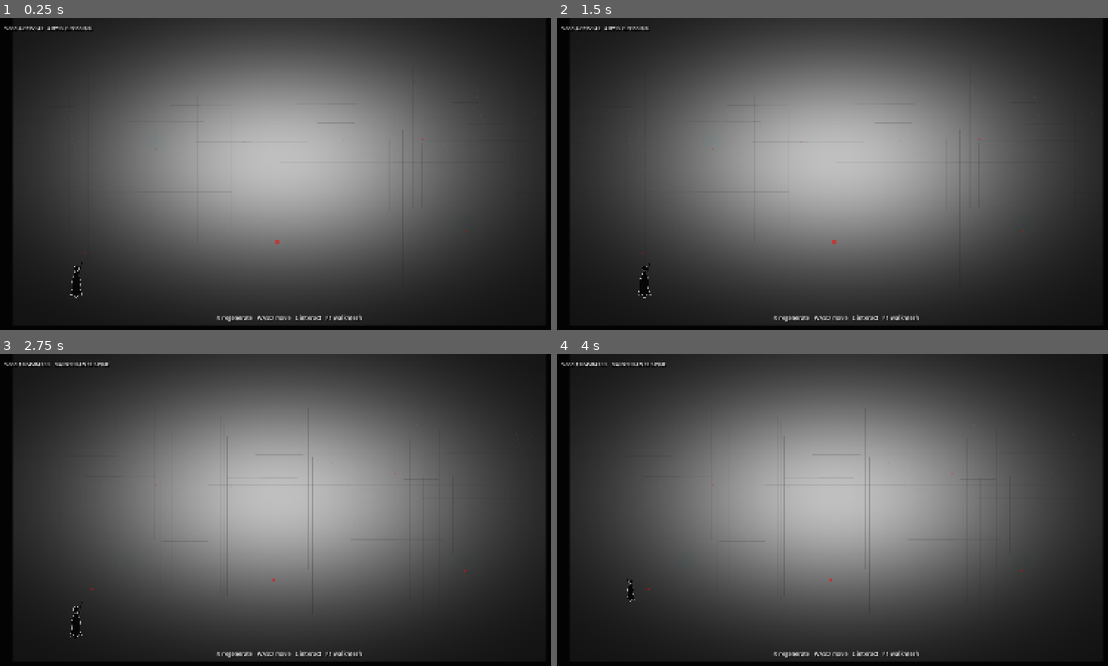
Above: before the commit, frames 1-4 (two rows, left to right).
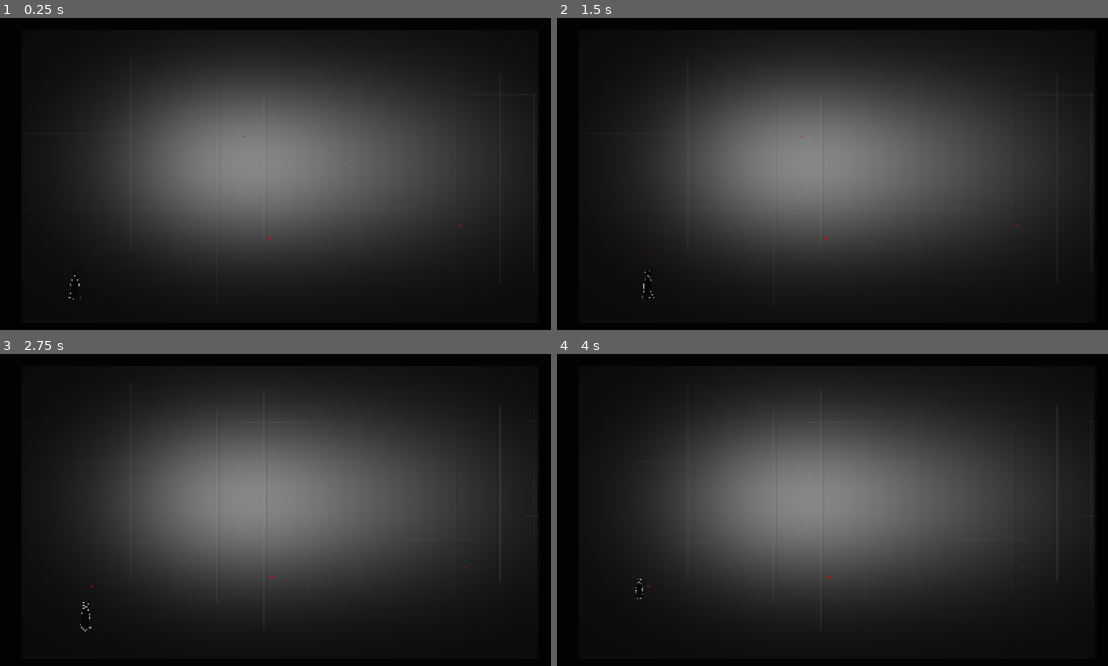
Above: after the commit, the same moments.

Repository: qcimport1337-sketch/STRATA_NULL_BUILD
Game: Godot game, scene res://scenes/modular_field.tscn
Two runs of this game, one before a commit and one after it. Both use one fixed random seed, a clock stepped at 60 frames per second and the inputs below.
Inputs (mouse positions are in pixels of both pictures, inside the frame that each line leads up to):
- Up to frame 1 (0.25 s): no input
- Up to frame 2 (1.5 s): tap Enter at 0.5 s; move the mouse to (959, 161) at 0.52 s; hold D (move_right) 0.53-1.28 s; tap E (interact) at 0.6, 1.35 s; click (959, 161) at 0.67 s; tap Space at 0.77, 1.25 s; move the mouse to (722, 192) at 1.27 s; hold S (move_down) from 1.28 s (still down)
- Up to frame 3 (2.75 s): tap Space at 1.52 s; tap Enter at 2 s; move the mouse to (336, 441) at 2.02 s; release S (move_down) at 2.03 s; hold D (move_right) from 2.03 s (still down); tap R (regen) at 2.1 s; tap E (interact) at 2.3 s
- Up to frame 4 (4 s): tap Space at 2.75, 3.02, 3.77 s; move the mouse to (810, 575) at 2.77 s; release D (move_right) at 2.78 s; hold W (move_up) 2.78-3.53 s; tap E (interact) at 2.85, 3.6 s; click (810, 575) at 2.92 s; move the mouse to (1003, 559) at 3.52 s; hold A (move_left) from 3.53 s (still down)

The runs differ from the first frame. In frame 1, 72% of the frame differs, in the area x 0-99%, y 0-99%; in frame 2, 72%; in frame 3, 72%; in frame 4, 72%.

Commit message:
Apply screenshot-driven artwork convergence pass

Diff:
--- a/scripts/modular_field.gd
+++ b/scripts/modular_field.gd
@@ -44,6 +44,7 @@
     var audit_seed:int=-1
     for arg in OS.get_cmdline_user_args():
         if arg.begins_with("--audit-seed="): audit_seed=int(arg.get_slice("=",1))
+    seed_label.visible=false; message.visible=false
     _generate_scene(audit_seed)
     if "--audit-shot" in OS.get_cmdline_user_args():
         await get_tree().process_frame; await get_tree().process_frame; await get_tree().process_frame
@@ -63,7 +64,7 @@
         show_debug=not show_debug; debug_label.visible=show_debug; queue_redraw()
     _move_player(delta); _update_interaction()
     var t:float=float(Time.get_ticks_msec())/1000.0
-    glow_a.energy=0.07+0.025*sin(t*2.0); glow_b.energy=0.075+0.025*sin(t*1.7+1.0)
+    glow_a.energy=0.0; glow_b.energy=0.0
     if msg_timer>0.0:
         msg_timer-=delta
         if msg_timer<=0.0:message.text="R regenerate   WASD move   E interact   F1 walkmesh"
@@ -86,27 +87,36 @@
     for child in parent.get_children():child.queue_free()
 
 func _make_background()->void:
-    var img:Image=Image.create(W,H,false,Image.FORMAT_RGBA8)
-    for y in range(H):
-        for x in range(W):
-            var dx:float=(float(x)-835.0)/760.0
-            var dy:float=(float(y)-420.0)/440.0
-            var fog:float=exp(-(dx*dx+dy*dy)*1.8)
-            var tone:float=16.0+176.0*fog
-            img.set_pixel(x,y,Color(tone/255.0,tone/255.0,tone/255.0,1.0))
-    for i in range(30):
-        var x:int=rng.randi_range(70,W-70)
-        var y0:int=rng.randi_range(110,390)
-        var y1:int=rng.randi_range(540,840)
-        _line(img,Vector2i(x,y0),Vector2i(x,y1),Color(0.12,0.12,0.14,rng.randf_range(0.12,0.25)))
-        if rng.randf()<0.55:
-            _line(img,Vector2i(x-8,y0+rng.randi_range(20,100)),Vector2i(x+8,y0+rng.randi_range(20,100)),Color(0.7,0.7,0.72,0.08))
-    for i in range(5):
-        var yy:int=rng.randi_range(190,600)
-        _line(img,Vector2i(0,yy),Vector2i(W,yy+rng.randi_range(-18,18)),Color(0.12,0.12,0.14,0.16))
-    img.fill_rect(Rect2i(0,0,46,H),Color(0.012,0.012,0.015,1.0))
-    img.fill_rect(Rect2i(W-46,0,46,H),Color(0.012,0.012,0.015,1.0))
-    img.fill_rect(Rect2i(0,H-28,W,28),Color(0.012,0.012,0.015,1.0))
+    var bw:int=418
+    var bh:int=235
+    var small:Image=Image.create(bw,bh,false,Image.FORMAT_RGBA8)
+    for y in range(bh):
+        for x in range(bw):
+            var px:float=float(x)*4.0
+            var py:float=float(y)*4.0
+            var dx1:float=(px-690.0)/520.0
+            var dy1:float=(py-430.0)/360.0
+            var dx2:float=(px-1160.0)/620.0
+            var dy2:float=(py-430.0)/410.0
+            var fog1:float=exp(-(dx1*dx1+dy1*dy1)*2.0)
+            var fog2:float=exp(-(dx2*dx2+dy2*dy2)*2.4)
+            var tone:float=11.0+108.0*fog1+54.0*fog2
+            small.set_pixel(x,y,Color(tone/255.0,tone/255.0,tone/255.0,1.0))
+    small.resize(W,H,Image.INTERPOLATE_BILINEAR)
+    var img:Image=small
+    var xs:Array[int]=[95,180,285,395,520,650,790,920,1060,1200,1355,1490,1590]
+    for x in xs:
+        var y0:int=rng.randi_range(70,240)
+        var y1:int=rng.randi_range(650,880)
+        var a:float=rng.randf_range(0.10,0.22)
+        _line(img,Vector2i(x,y0),Vector2i(x,y1),Color(0.64,0.64,0.66,a))
+        if rng.randf()<0.65:_line(img,Vector2i(x+8,y0+20),Vector2i(x+8,y1-20),Color(0.10,0.10,0.12,a*0.75))
+    for yy in [210,330,470,560]:
+        _line(img,Vector2i(0,yy+rng.randi_range(-16,16)),Vector2i(W,yy+rng.randi_range(-18,18)),Color(0.50,0.50,0.52,0.10))
+    img.fill_rect(Rect2i(0,0,72,H),Color(0.01,0.01,0.012,1.0))
+    img.fill_rect(Rect2i(W-68,0,68,H),Color(0.01,0.01,0.012,1.0))
+    img.fill_rect(Rect2i(0,0,W,34),Color(0.012,0.012,0.014,1.0))
+    img.fill_rect(Rect2i(0,H-36,W,36),Color(0.008,0.008,0.01,1.0))
     generated_bg.texture=ImageTexture.create_from_image(img)
 
 func _line(img:Image,a:Vector2i,b:Vector2i,col:Color)->void:
@@ -119,49 +129,56 @@
         if e2<=dx:err+=dx;y+=sy
 
 func _abyss()->void:
-    _module(play_modules,"straight_catwalk.png",Vector2(830,665),1.34,false,625,1.0,-0.015)
-    _module(play_modules,"balcony_landing.png",Vector2(260,700),0.72,false,630,1.0,0.0)
-    _module(play_modules,"cantilever_platform.png",Vector2(1390,635),0.70,true,630,1.0,0.0)
-    _module(mid_modules,"abyss_column.png",Vector2(470,390),0.86,false,-7,0.72,0.0)
-    _module(mid_modules,"elevator_shaft.png",Vector2(1260,360),0.78,true,-6,0.66,0.0)
-    walkmesh=PackedVector2Array([Vector2(110,825),Vector2(120,715),Vector2(310,690),Vector2(610,675),Vector2(930,660),Vector2(1260,640),Vector2(1550,650),Vector2(1570,760),Vector2(1260,735),Vector2(930,750),Vector2(610,765),Vector2(300,780),Vector2(110,810)])
-    player_pos=Vector2(235,785);top_y=625.0;bottom_y=830.0
-    interactions=[{"pos":Vector2(1425,650),"radius":88.0,"prompt":"CONTINUE","message":"The route continues beyond the generated span."}]
-    glow_a.position=Vector2(470,365);glow_b.position=Vector2(1390,610)
+    _module(play_modules,"balcony_landing.png",Vector2(250,694),0.60,false,630,0.96,0.0)
+    _module(play_modules,"straight_catwalk.png",Vector2(820,658),1.08,false,625,1.0,-0.012)
+    _module(play_modules,"cantilever_platform.png",Vector2(1375,625),0.60,true,630,0.98,0.0)
+    _module(mid_modules,"abyss_column.png",Vector2(465,375),0.72,false,-7,0.70,0.0)
+    _module(mid_modules,"elevator_shaft.png",Vector2(1260,350),0.67,true,-6,0.62,0.0)
+    _module(mid_modules,"service_riser.png",Vector2(850,430),0.54,false,-5,0.46,0.0)
+    _module(mid_modules,"transfer_bridge.png",Vector2(950,455),0.34,true,-4,0.34,0.0)
+    walkmesh=PackedVector2Array([Vector2(130,805),Vector2(145,720),Vector2(320,690),Vector2(650,670),Vector2(960,655),Vector2(1280,635),Vector2(1525,648),Vector2(1535,715),Vector2(1280,704),Vector2(960,720),Vector2(640,740),Vector2(300,770),Vector2(130,790)])
+    player_pos=Vector2(235,765);top_y=620.0;bottom_y=820.0
+    interactions=[{"pos":Vector2(1400,640),"radius":85.0,"prompt":"CONTINUE","message":"The route continues through the megastructure."}]
+    glow_a.position=Vector2(470,355);glow_b.position=Vector2(1390,610)
 
 func _maintenance()->void:
-    _module(play_modules,"straight_catwalk.png",Vector2(820,670),1.18,false,625,1.0,-0.01)
-    _module(play_modules,"maintenance_spine.png",Vector2(280,700),0.88,false,630,1.0,0.0)
-    _module(play_modules,"balcony_landing.png",Vector2(1385,645),0.75,true,630,1.0,0.0)
-    _module(mid_modules,"service_riser.png",Vector2(470,390),0.78,false,-7,0.65,0.0)
-    _module(mid_modules,"elevator_shaft.png",Vector2(1180,355),0.80,false,-6,0.66,0.0)
-    walkmesh=PackedVector2Array([Vector2(90,840),Vector2(105,720),Vector2(320,690),Vector2(650,675),Vector2(980,665),Vector2(1310,645),Vector2(1550,650),Vector2(1570,770),Vector2(1300,745),Vector2(980,760),Vector2(650,775),Vector2(310,790),Vector2(90,820)])
-    player_pos=Vector2(230,800);top_y=630.0;bottom_y=840.0
-    interactions=[{"pos":Vector2(1415,650),"radius":90.0,"prompt":"SERVICE ACCESS","message":"A maintenance branch continues into the next generated field."}]
+    _module(play_modules,"maintenance_spine.png",Vector2(280,690),0.72,false,630,1.0,0.0)
+    _module(play_modules,"straight_catwalk.png",Vector2(815,662),0.96,false,625,1.0,-0.008)
+    _module(play_modules,"balcony_landing.png",Vector2(1390,635),0.64,true,630,1.0,0.0)
+    _module(mid_modules,"service_riser.png",Vector2(470,380),0.69,false,-7,0.66,0.0)
+    _module(mid_modules,"elevator_shaft.png",Vector2(1190,355),0.70,false,-6,0.64,0.0)
+    _module(mid_modules,"abyss_column.png",Vector2(820,430),0.50,false,-5,0.44,0.0)
+    _module(mid_modules,"enclosed_service_bridge.png",Vector2(1030,455),0.34,false,-4,0.34,0.0)
+    walkmesh=PackedVector2Array([Vector2(115,815),Vector2(120,720),Vector2(310,690),Vector2(640,672),Vector2(970,660),Vector2(1300,642),Vector2(1530,648),Vector2(1540,720),Vector2(1300,710),Vector2(970,726),Vector2(640,744),Vector2(300,775),Vector2(115,800)])
+    player_pos=Vector2(230,780);top_y=625.0;bottom_y=830.0
+    interactions=[{"pos":Vector2(1410,645),"radius":85.0,"prompt":"SERVICE ACCESS","message":"A maintenance branch continues deeper."}]
     glow_a.position=Vector2(390,615);glow_b.position=Vector2(1385,620)
 
 func _vertical_loop()->void:
-    _module(play_modules,"ramp_connector.png",Vector2(330,710),0.90,false,625,1.0,0.0)
-    _module(play_modules,"ring_landing.png",Vector2(760,650),0.86,false,630,1.0,0.0)
-    _module(play_modules,"suspended_walkway.png",Vector2(1260,610),0.88,false,630,1.0,-0.01)
-    _module(mid_modules,"abyss_column.png",Vector2(760,360),0.95,false,-8,0.73,0.0)
-    _module(mid_modules,"elevator_shaft.png",Vector2(1320,340),0.75,false,-7,0.62,0.0)
-    walkmesh=PackedVector2Array([Vector2(105,850),Vector2(110,745),Vector2(330,710),Vector2(610,675),Vector2(850,650),Vector2(1110,625),Vector2(1480,605),Vector2(1570,650),Vector2(1560,750),Vector2(1260,735),Vector2(940,760),Vector2(600,790),Vector2(300,820),Vector2(105,840)])
-    player_pos=Vector2(230,815);top_y=590.0;bottom_y=850.0
-    interactions=[{"pos":Vector2(760,650),"radius":90.0,"prompt":"LIFT NODE","message":"The generated vertical loop continues above and below."}]
-    glow_a.position=Vector2(760,345);glow_b.position=Vector2(1320,585)
+    _module(play_modules,"ramp_connector.png",Vector2(285,705),0.66,false,630,1.0,0.0)
+    _module(play_modules,"straight_catwalk.png",Vector2(805,655),0.96,false,625,1.0,-0.008)
+    _module(play_modules,"ring_landing.png",Vector2(1370,615),0.64,true,630,1.0,0.0)
+    _module(mid_modules,"abyss_column.png",Vector2(730,350),0.82,false,-8,0.72,0.0)
+    _module(mid_modules,"elevator_shaft.png",Vector2(1320,330),0.66,false,-7,0.60,0.0)
+    _module(mid_modules,"service_riser.png",Vector2(1030,425),0.48,true,-6,0.46,0.0)
+    _module(mid_modules,"transfer_bridge.png",Vector2(1000,470),0.32,false,-5,0.32,0.0)
+    walkmesh=PackedVector2Array([Vector2(125,835),Vector2(135,748),Vector2(320,705),Vector2(620,677),Vector2(930,655),Vector2(1240,632),Vector2(1500,610),Vector2(1540,625),Vector2(1540,698),Vector2(1260,690),Vector2(940,716),Vector2(620,748),Vector2(310,790),Vector2(125,820)])
+    player_pos=Vector2(230,795);top_y=590.0;bottom_y=845.0
+    interactions=[{"pos":Vector2(1370,625),"radius":88.0,"prompt":"LIFT NODE","message":"The generated vertical route continues above and below."}]
+    glow_a.position=Vector2(730,345);glow_b.position=Vector2(1370,590)
 
 func _far_dressing()->void:
-    var xs:Array[int]=[170,430,720,1000,1290,1510]
+    var xs:Array[int]=[95,220,360,500,650,805,955,1110,1260,1410,1550]
     for i in range(xs.size()):
-        _module(far_modules,_pick(VERTICALS),Vector2(xs[i]+rng.randi_range(-28,28),rng.randi_range(315,410)),rng.randf_range(0.44,0.60),rng.randf()>0.55,-60+i,rng.randf_range(0.18,0.30),0.0)
-    var ys:Array[int]=[270,365,455,535]
+        _module(far_modules,_pick(VERTICALS),Vector2(xs[i]+rng.randi_range(-24,24),rng.randi_range(245,390)),rng.randf_range(0.36,0.54),rng.randf()>0.55,-80+i,rng.randf_range(0.24,0.38),0.0)
+    var ys:Array[int]=[165,245,330,415,500,565]
     for i in range(ys.size()):
-        _module(far_modules,_pick(ROUTES),Vector2(rng.randi_range(360,1310),ys[i]+rng.randi_range(-18,18)),rng.randf_range(0.28,0.39),rng.randf()>0.5,-50+i,rng.randf_range(0.14,0.24),rng.randf_range(-0.015,0.015))
+        _module(far_modules,_pick(ROUTES),Vector2(rng.randi_range(290,1380),ys[i]+rng.randi_range(-14,14)),rng.randf_range(0.24,0.35),rng.randf()>0.5,-65+i,rng.randf_range(0.19,0.31),rng.randf_range(-0.01,0.01))
 
 func _foreground_dressing()->void:
-    if rng.randf()<0.50:_module(foreground_modules,_pick(["service_riser.png","abyss_column.png"]),Vector2(-110,610),1.05,false,2200,0.78,0.0)
-    if rng.randf()<0.35:_module(foreground_modules,_pick(["service_riser.png","elevator_shaft.png"]),Vector2(W+110,600),1.0,true,2200,0.74,0.0)
+    if rng.randf()<0.82:_module(foreground_modules,_pick(["service_riser.png","abyss_column.png"]),Vector2(-75,575),1.06,false,2200,0.88,0.0)
+    if rng.randf()<0.68:_module(foreground_modules,_pick(["service_riser.png","elevator_shaft.png"]),Vector2(W+78,575),1.02,true,2200,0.84,0.0)
+    if rng.randf()<0.55:_module(foreground_modules,_pick(["enclosed_service_bridge.png","maintenance_spine.png"]),Vector2(rng.randi_range(520,1120),95),0.52,rng.randf()>0.5,2150,0.38,rng.randf_range(-0.012,0.012))
 
 func _pick(arr:Array[String])->String:return arr[rng.randi_range(0,arr.size()-1)]
 
@@ -171,7 +188,7 @@
     s.position=pos
     s.scale=Vector2((-scale_value if flip_x else scale_value),scale_value)
     s.rotation=rot
-    s.modulate=Color(1,1,1,opacity)
+    s.modulate=Color(0.92,0.92,0.94,opacity)
     s.z_index=z
     var mat:=CanvasItemMaterial.new()
     mat.blend_mode=CanvasItemMaterial.BLEND_MODE_MIX
@@ -199,7 +216,7 @@
     _update_player_visual()
 
 func _update_player_visual()->void:
-    player.position=player_pos;var d:float=clamp((player_pos.y-top_y)/(bottom_y-top_y),0.0,1.0);var s:float=lerp(0.38,1.0,d);player.scale=Vector2(s*facing,s);player.z_index=int(player_pos.y)
+    player.position=player_pos;var d:float=clamp((player_pos.y-top_y)/(bottom_y-top_y),0.0,1.0);var s:float=lerp(0.40,0.92,d);player.scale=Vector2(s*facing,s);player.z_index=int(player_pos.y)
 
 func _update_interaction()->void:
     var near:Dictionary={};var best:float=INF
